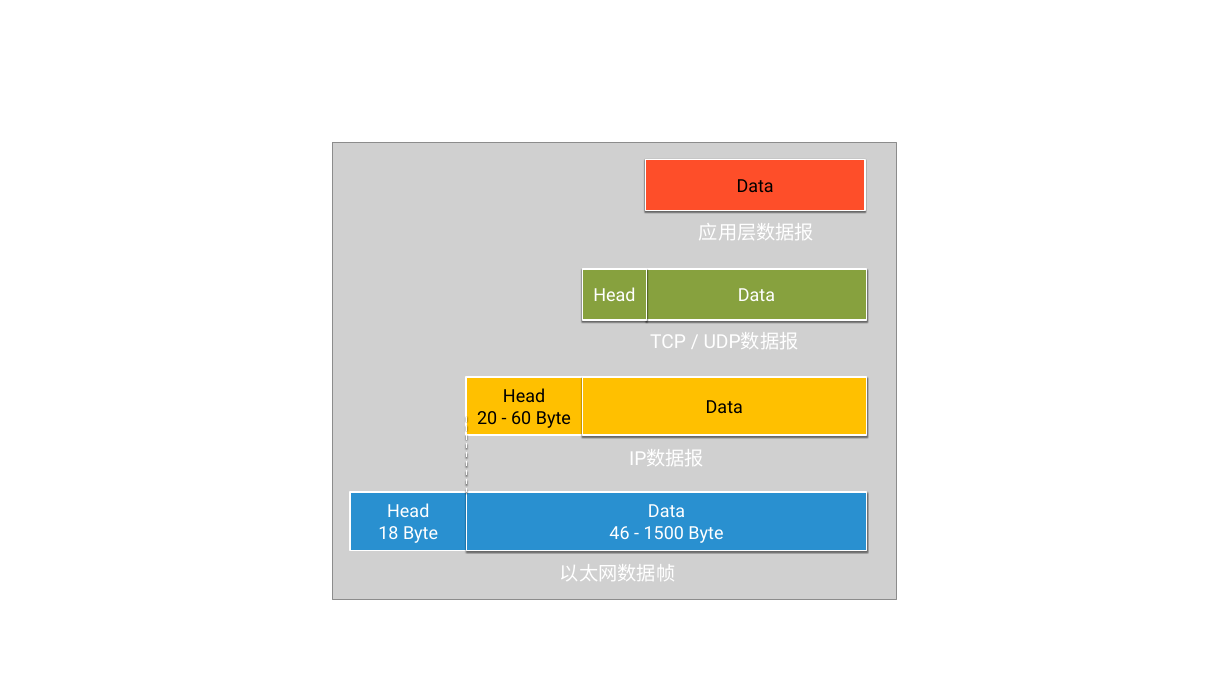
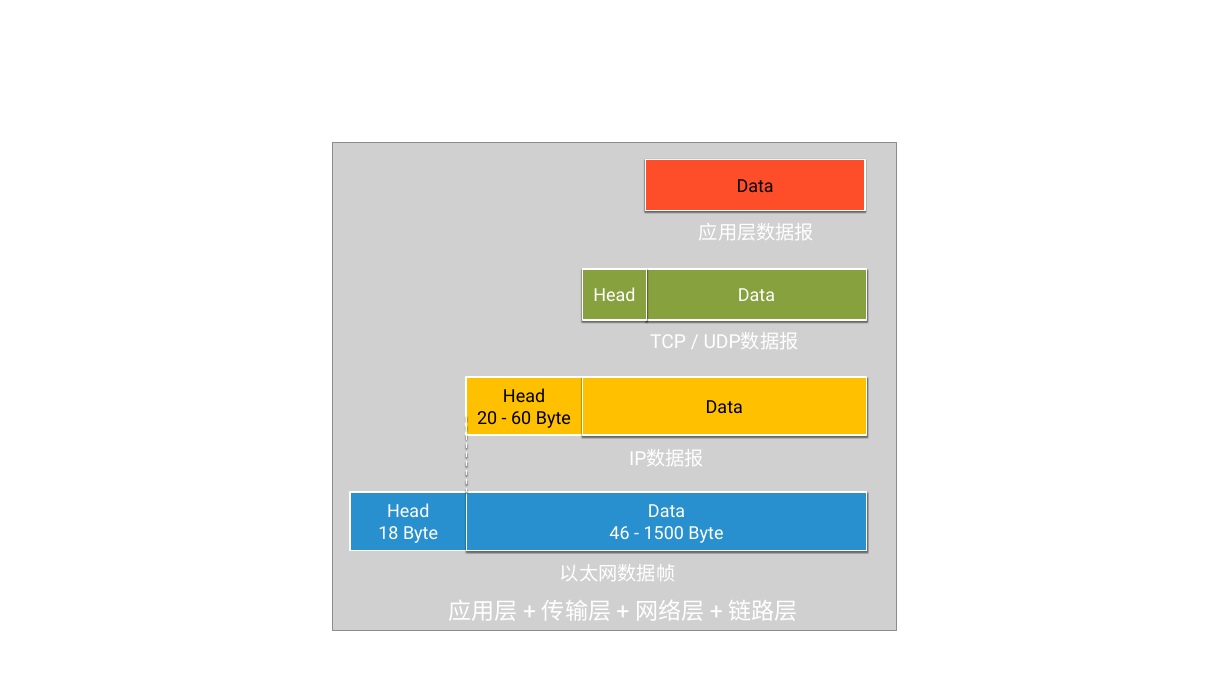
Before and after one commit to caison/java-knowledge-mind-map, a slide deck: slide 12 of 计算机网络/互联网协议/示意图.pptx (slide 11 before the commit). Drawn at 1232x693 pixels with LibreOffice and Linux fonts; fonts in the diff are those of the drawing; grey boxes stand for pictures; background and template pictures are left out. Boxes give left, top, right and bottom in pixels: in the first picture for what was removed or moved away, otherwise in the second. Text is boxed around its words. In the diff, an @@ line names an element or a change of style, - is before the commit and + after.

```diff
--- a/计算机网络/互联网协议/示意图.pptx
+++ b/计算机网络/互联网协议/示意图.pptx
@@ picture: place and size @@
-picture at [333,143,897,601]
+picture at [333,143,897,631]
@@ rectangle added at [412,595,835,626], 18 pt, text #FFFFFF @@
+应用层 + 传输层 + 网络层 + 链路层
```
Also in this commit, not shown: 1 other slide changed, 1 slide added, 5 slides removed, 6 other files.
